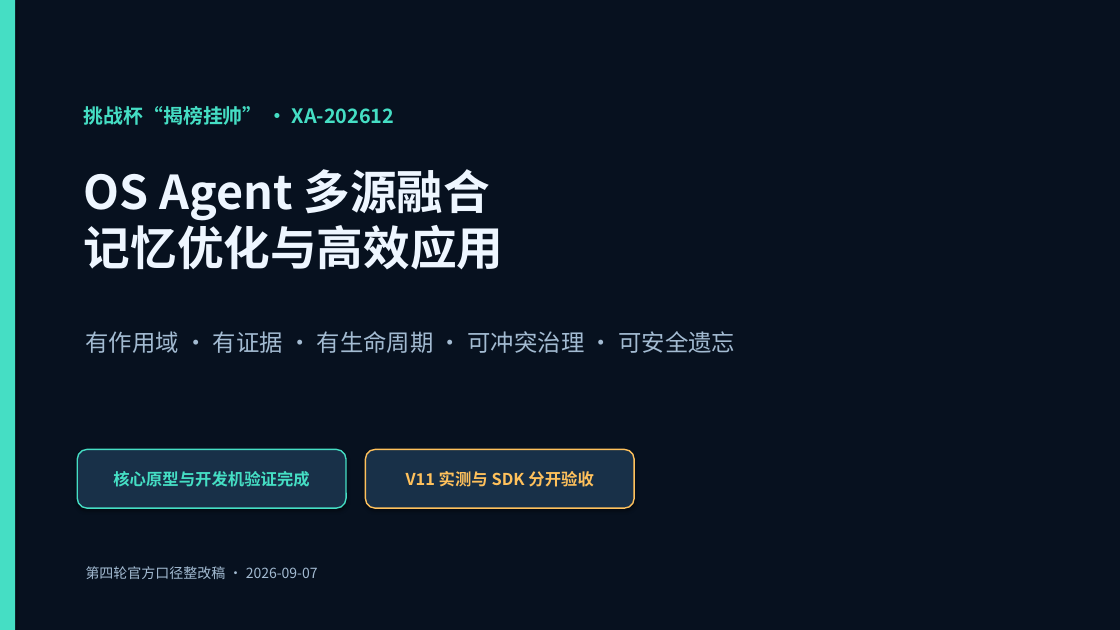
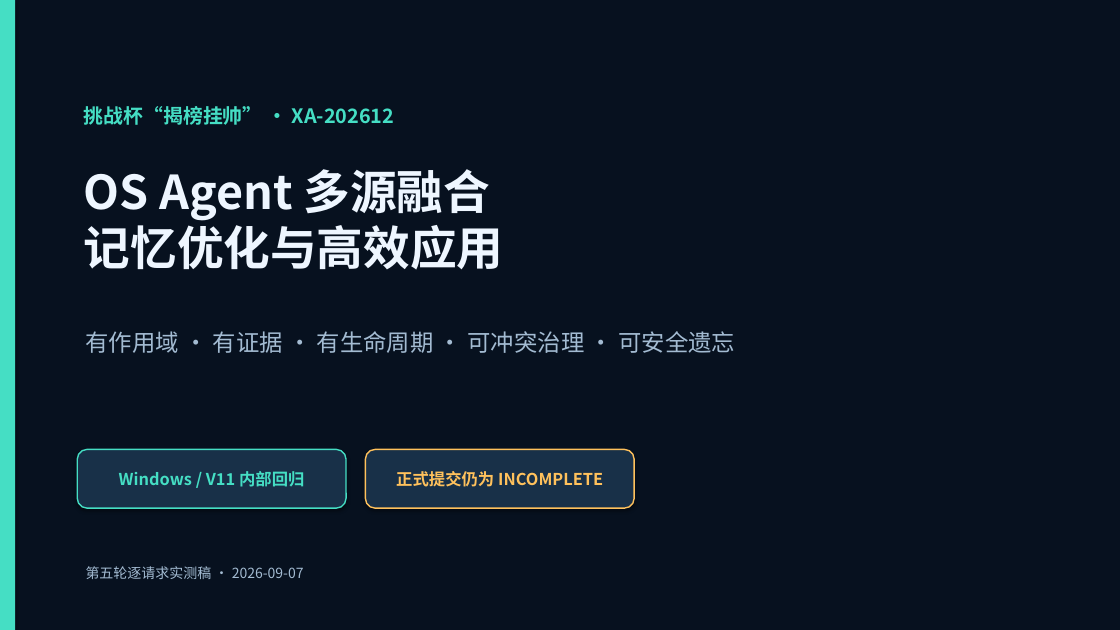
Before and after one commit to chanehwibo/tiaobei, a slide deck: slide 1 of deliverables/ppt/OS_Agent_记忆优化_答辩稿.pptx. Drawn at 1120x630 pixels with LibreOffice and Linux fonts; fonts in the diff are those of the drawing. Boxes give left, top, right and bottom in pixels: in the first picture for what was removed or moved away, otherwise in the second. Text is boxed around its words. In the diff, an @@ line names an element or a change of style, - is before the commit and + after.

```diff
--- a/deliverables/ppt/OS_Agent_记忆优化_答辩稿.pptx
+++ b/deliverables/ppt/OS_Agent_记忆优化_答辩稿.pptx
@@ text in rounded rectangle at [119,471,304,487]: text changed @@
-核心原型与开发机验证完成
+Windows / V11 内部回归
@@ text in rounded rectangle at [396,471,603,487]: text changed @@
-V11 实测与 SDK 分开验收
+正式提交仍为 INCOMPLETE
@@ text at [86,566,304,579]: text changed @@
-第四轮官方口径整改稿 · 2026-09-07
+第五轮逐请求实测稿 · 2026-09-07
```
Also in this commit, not shown: 6 other slides changed, 32 other files.
